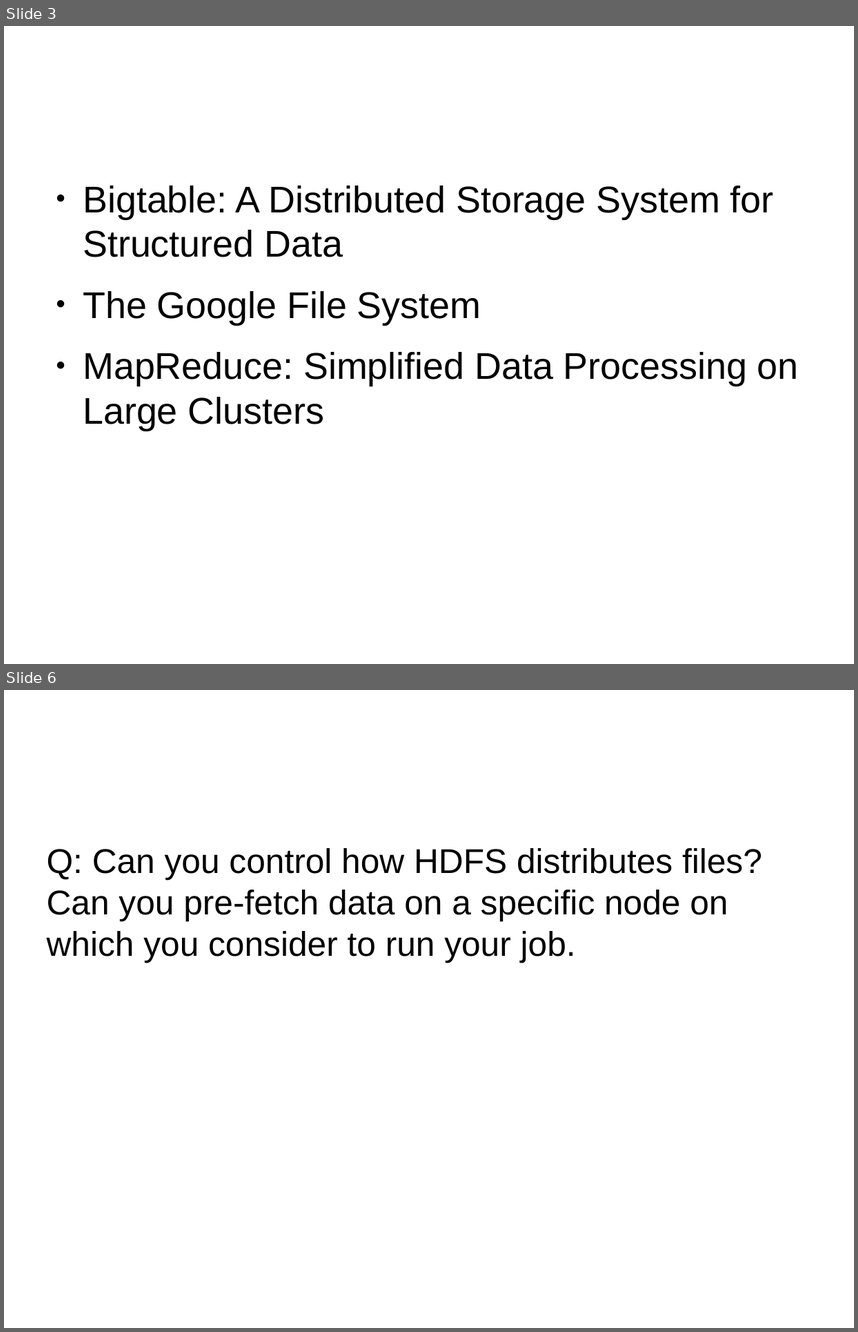
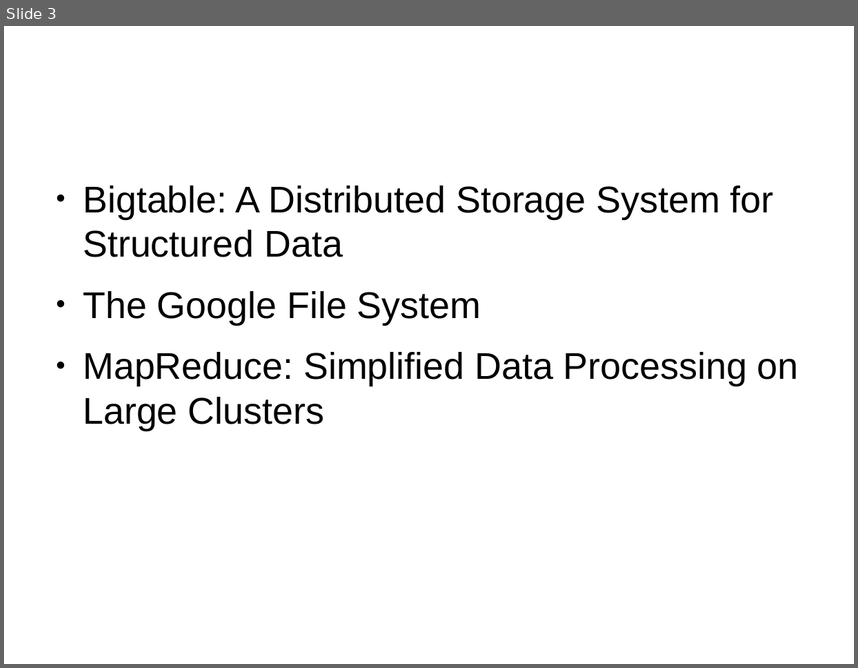
Before and after one commit to dsikar/GMSHadoopWorkshop, a slide deck: slides/01-HadoopIn5Minutes.odp. Shown one above the other, each under a label of ours: slides 3 and 6 before the commit, slide 3 after it; the slides between them are not shown. The pictures are 858x1332 and 858x668 pixels, drawn with LibreOffice and Linux fonts; fonts in the diff are those of the drawing; background and template pictures are left out. Boxes give left, top, right and bottom in pixels: in the first picture for what was removed or moved away, otherwise in the second. Text is boxed around its words. In the diff, an @@ line names an element or a change of style, - is before the commit and + after.

```diff
--- a/slides/01-HadoopIn5Minutes.odp
+++ b/slides/01-HadoopIn5Minutes.odp
@@ slide 6 removed at <box>4,690,854,1328</box>, background picture (left out) @@
@@ title removed at <box>46,714,812,819</box> @@
-Frequently Asked Questions
@@ subtitle removed at <box>47,848,762,962</box> @@
-Q: Can you control how HDFS distributes files? Can you pre-fetch data on a specific node on which you consider to run your job.
```
Also in this commit, not shown: 1 slide changed, 10 other slides removed, 10 other files.
